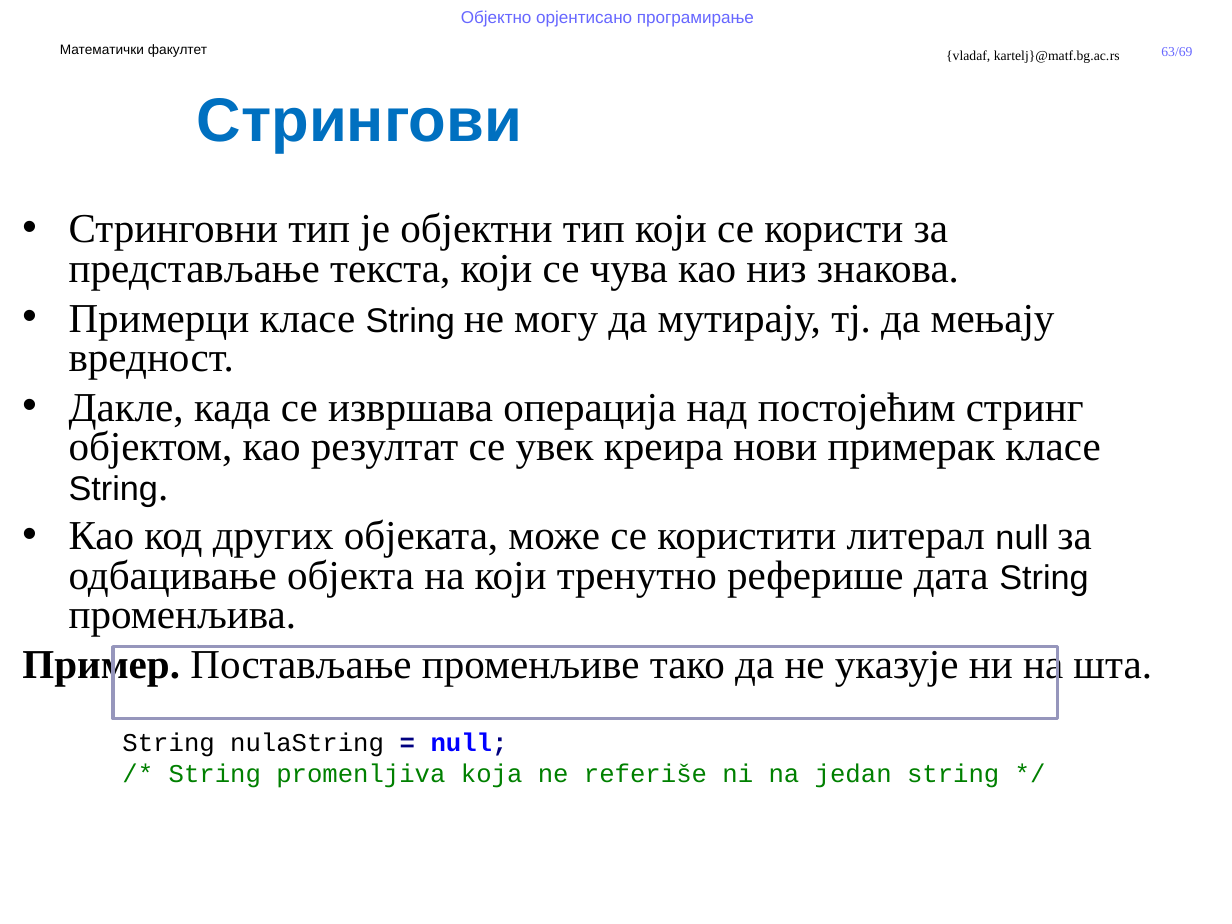
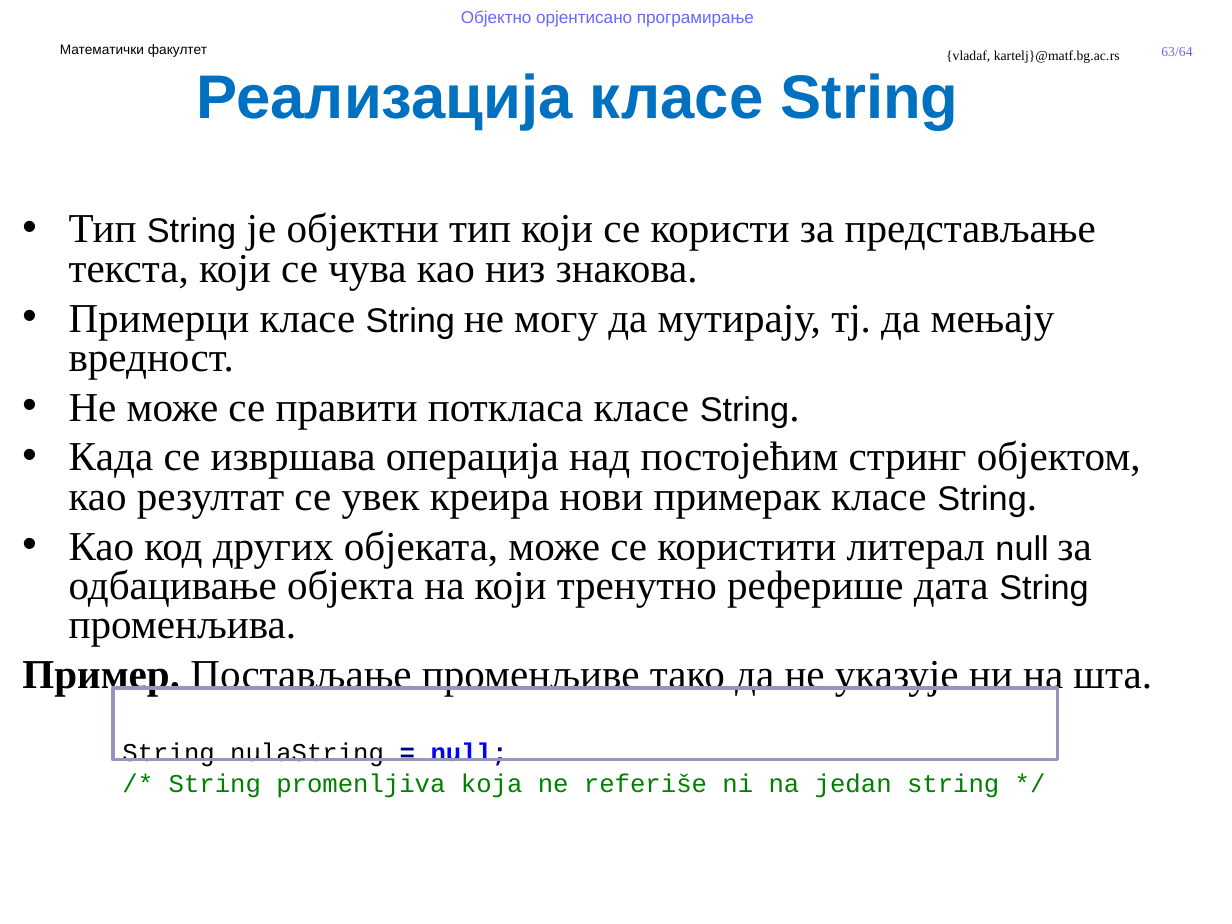
Before and after one commit to MatfOOP/OOP, a slide deck: slide 63 of predavanja/prezentacije/OOP09-Klase u Javi.pptx. Drawn at 1232x924 pixels with LibreOffice and Linux fonts; fonts in the diff are those of the drawing; background and template pictures are left out. Boxes give left, top, right and bottom in pixels: in the first picture for what was removed or moved away, otherwise in the second. Text is boxed around its words. In the diff, an @@ line names an element or a change of style, - is before the commit and + after.

```diff
--- a/predavanja/prezentacije/OOP09-Klase u Javi.pptx
+++ b/predavanja/prezentacije/OOP09-Klase u Javi.pptx
@@ page number at bbox=[1161, 47, 1192, 56]: text changed @@
-63/69
+63/64
@@ text at bbox=[197, 73, 959, 130]: text changed @@
-Стрингови
+Реализација класе String
@@ text at bbox=[69, 212, 1096, 290]: text changed @@
-• Стринговни тип је објектни тип који се користи за представљање текста, који се чува као низ знакова.
+• Тип String је објектни тип који се користи за представљање текста, који се чува као низ знакова.
@@ text at bbox=[69, 394, 1141, 518]: text changed @@
-• Дакле, када се извршава операција над постојећим стринг објектом, као резултат се увек креира нови примерак класе String.
+• Не може се правити поткласа класе String.
+• Када се извршава операција над постојећим стринг објектом, као резултат се увек креира нови примерак класе String.
@@ rectangle: place and size @@
-rectangle at bbox=[113, 647, 1058, 718]
+rectangle at bbox=[113, 687, 1058, 759]
```
Also in this commit, not shown: 5 other slides changed, 1 slide added, 6 slides removed, 23 other files.
